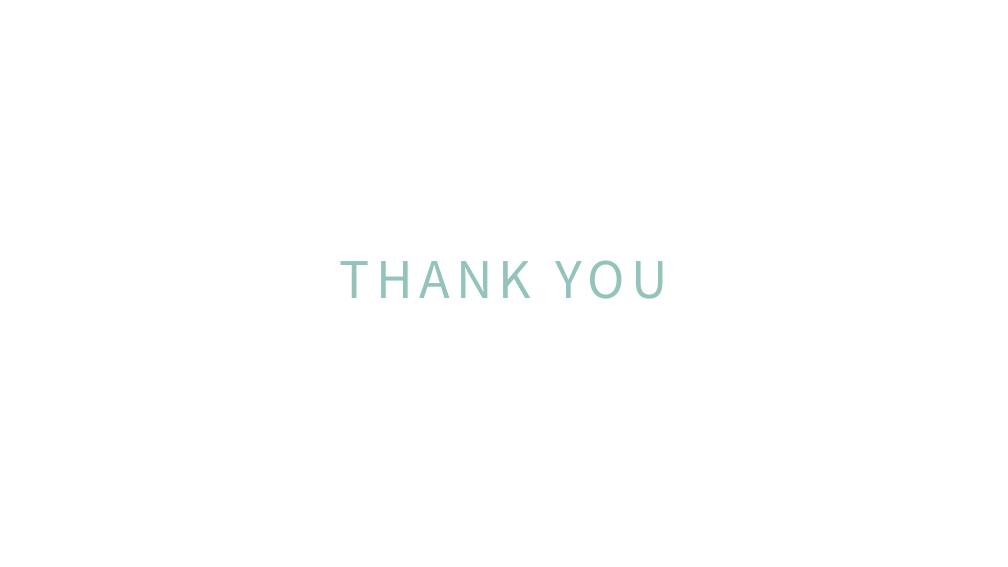
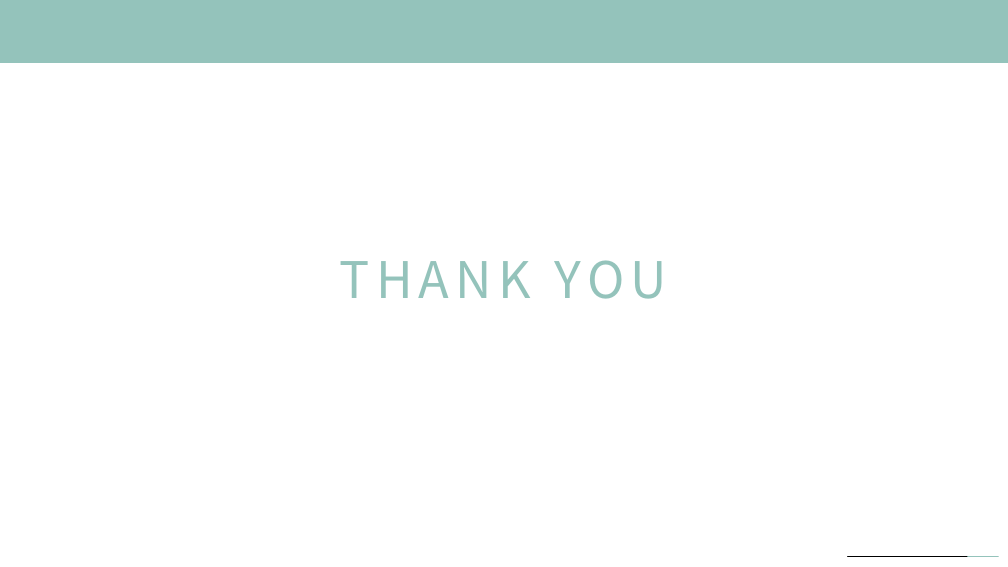
Before and after one commit to so-jeong0127/6-project, a slide deck: slide 28 of 6조 최종 PPT.pptx (slide 27 before the commit). Drawn at 1008x567 pixels with LibreOffice and Linux fonts; fonts in the diff are those of the drawing. Boxes give left, top, right and bottom in pixels: in the first picture for what was removed or moved away, otherwise in the second. Text is boxed around its words. In the diff, an @@ line names an element or a change of style, - is before the commit and + after.

```diff
--- a/6조 최종 PPT.pptx
+++ b/6조 최종 PPT.pptx
@@ background #FFFFFF to #94C3BB @@
@@ rectangle added at bbox=[0, 63, 1008, 567], fill #FFFFFF @@
@@ line added from (848, 557) to (878, 557), #000000 1.5 pt @@
@@ line added from (878, 557) to (908, 557), #000000 1.5 pt @@
@@ line added from (908, 557) to (938, 557), #000000 1.5 pt @@
@@ line added from (938, 557) to (968, 557), #000000 1.5 pt @@
@@ line added from (968, 557) to (998, 557), #94C3BB 1.5 pt @@
```
Also in this commit, not shown: 9 other slides changed, 4 slides added, 3 slides removed, 13 other files.
